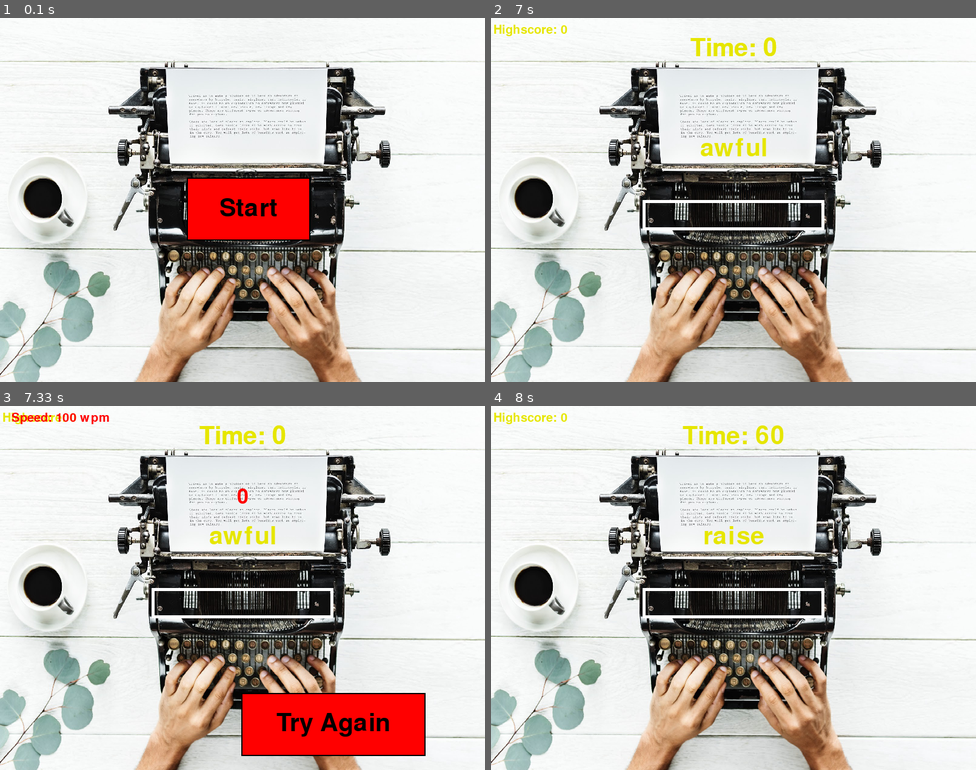
Above: before the commit, frames 1-4 (two rows, left to right).
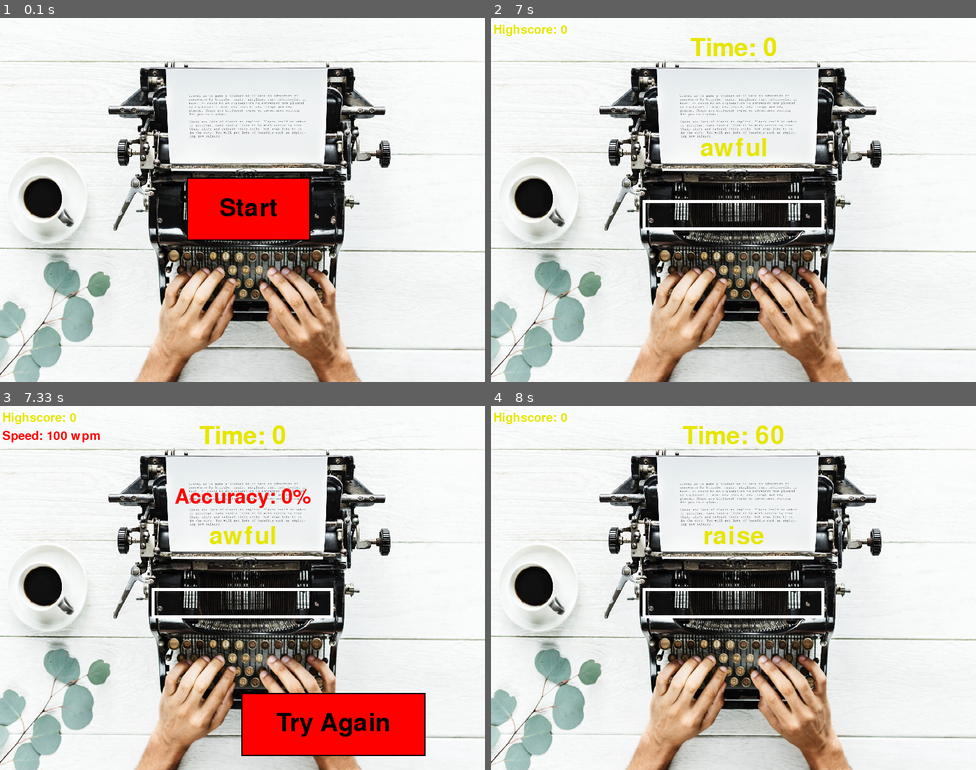
Above: after the commit, the same moments.

Repository: razvanmatisan/Pygame-Typing-Speed-Test
Game: pygame game, started from prototype.py
Two runs of this game, one before a commit and one after it. Both use one fixed random seed, a clock stepped at 60 frames per second and the inputs below.
Inputs (mouse positions are in pixels of both pictures, inside the frame that each line leads up to):
- Up to frame 1 (0.1 s): no input
- Up to frame 2 (7 s): click (733, 200) at 0.38 s; click (733, 221) at 0.72 s; type "ann" at 1 s; tap Enter at 1.33, 1.63, 2.13, 2.5, 3.97, 4.47, 4.97, 5.47, 5.97, 6.47, 6.97 s; type "a" at 1.5 s; type "r" at 2 s; type "o" at 3.83 s; type "i" at 4.33 s; type "t" at 4.83 s; type "s" at 5.33 s; type "n" at 5.83 s; type "l" at 6.33 s; type "c" at 6.83 s
- Up to frame 3 (7.33 s): no input
- Up to frame 4 (8 s): click "Try Again" at 7.38 s; click "Start" at 7.72 s

Frames 1-2 are identical in both runs. In frame 3, 1.0% of the frame differs, in the area x 0-65%, y 1-28%; in frame 4, nothing differs.

Commit message:
+highscore

Diff:
--- a/prototype.py
+++ b/prototype.py
@@ -210,6 +210,11 @@
                 completely_correct += 1
 
         self.accuracy = count/total_len * 100
+        if self.accuracy < 0:
+            self.accuracy = 0
+
+        if completely_correct > self.high_score:
+            self.high_score  = completely_correct
 
         print(total_len)
         print(count)
@@ -221,8 +226,10 @@
 
         #  self.speed = len(self.user_words)
 
-        self.draw_text(RED, "Speed: " + str(int(self.speed)) + " wpm", (100, 20), 30)
-        self.draw_text(RED, str(int(self.accuracy)), (400, 150), 50)
+        self.draw_text(RED, "Speed: " + str(int(self.speed)) + " wpm", (85, 50), 30)
+        self.draw_text(RED, "Accuracy: " + str(int(self.accuracy)) + "%", (400, 150), 50)
+
+
 
         print(self.input_words)
         print(self.user_words)
